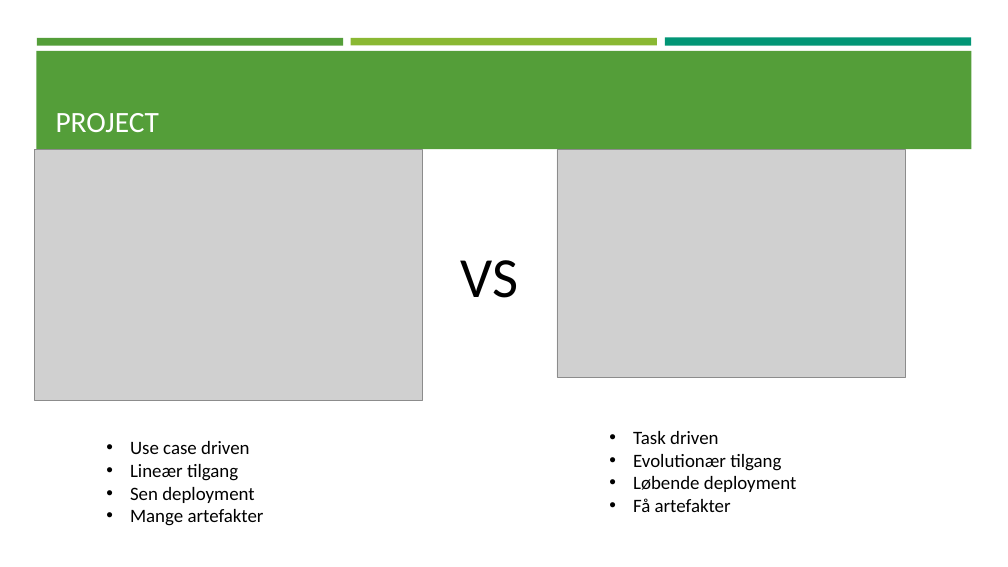
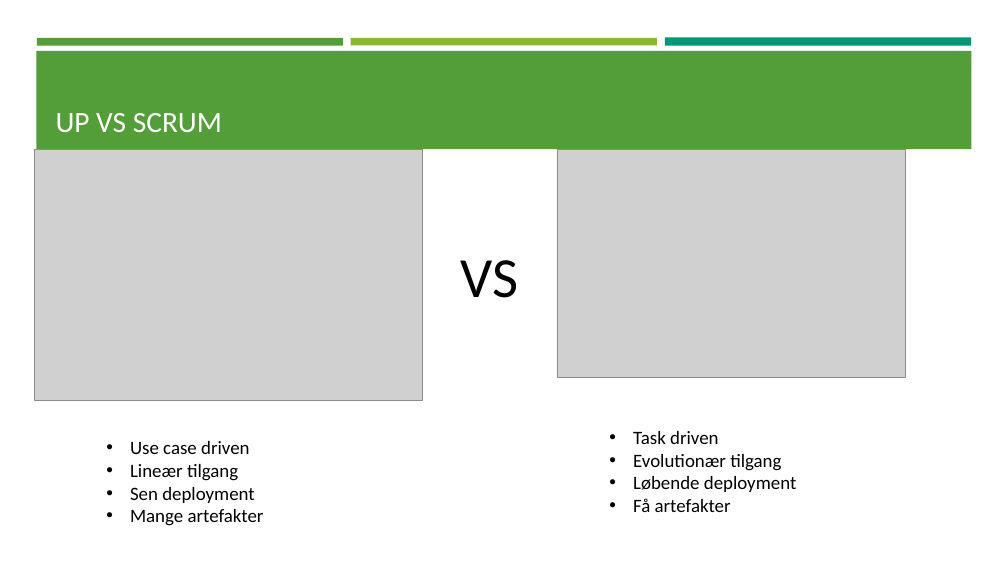
Before and after one commit to C-Strunge/3.SemesterSWD-Eksamen.Final, a slide deck: slide 5 of The Next præsentation.pptx. Drawn at 1008x567 pixels with LibreOffice and Linux fonts; fonts in the diff are those of the drawing; grey boxes stand for pictures. Boxes give left, top, right and bottom in pixels: in the first picture for what was removed or moved away, otherwise in the second. Text is boxed around its words. In the diff, an @@ line names an element or a change of style, - is before the commit and + after.

```diff
--- a/The Next præsentation.pptx
+++ b/The Next præsentation.pptx
@@ title at [56, 113, 222, 132]: text changed @@
-PROJECT
+UP VS SCRUM
```
Also in this commit, not shown: 3 other slides changed.
